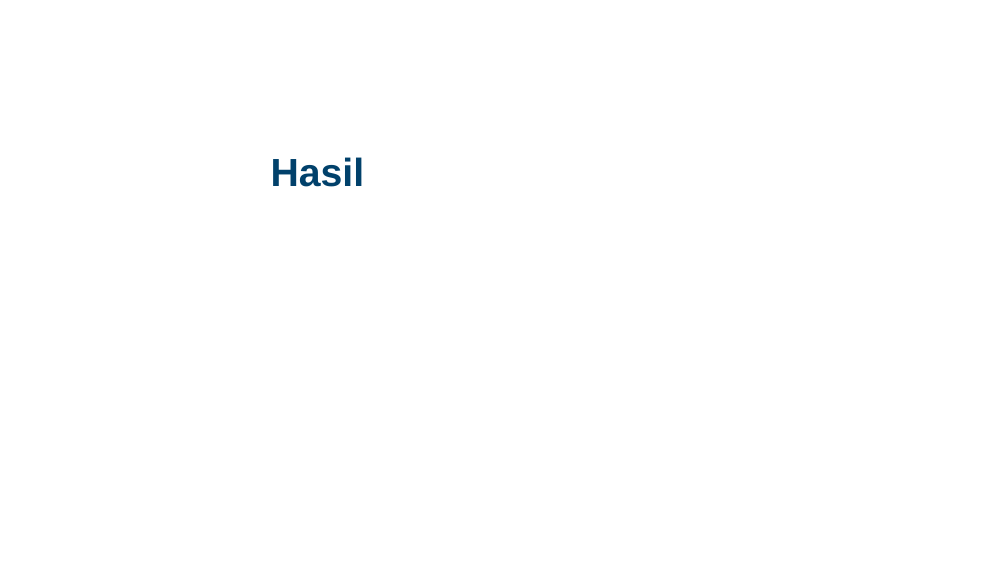
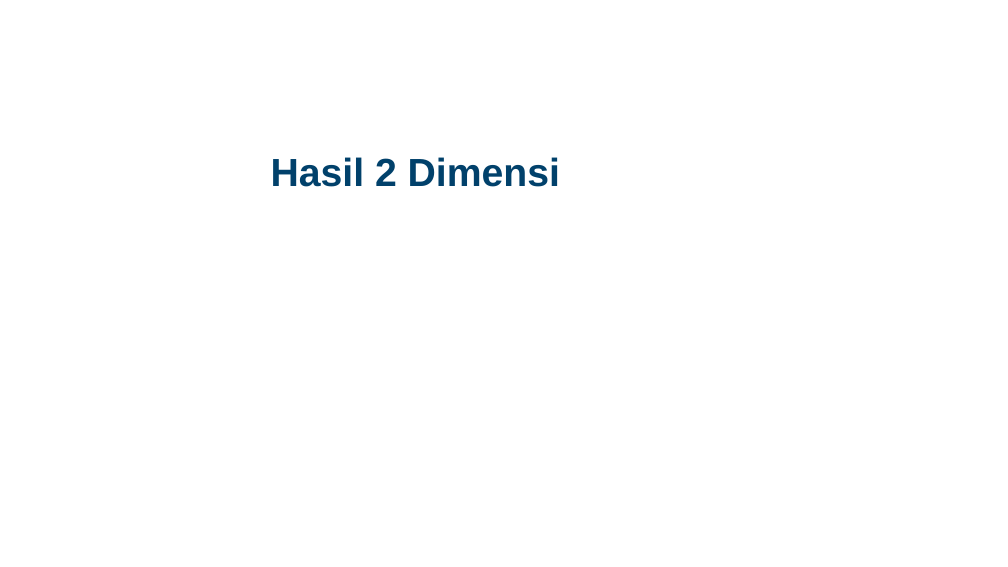
Before and after one commit to Widityas/Kelompok_3_PersamaanAdveksi, a slide deck: slide 27 of Final Project Numerik Kelompok 3.pptx (slide 16 before the commit). Drawn at 1008x567 pixels with LibreOffice and Linux fonts; fonts in the diff are those of the drawing; background and template pictures are left out. Boxes give left, top, right and bottom in pixels: in the first picture for what was removed or moved away, otherwise in the second. Text is boxed around its words. In the diff, an @@ line names an element or a change of style, - is before the commit and + after.

```diff
--- a/Final Project Numerik Kelompok 3.pptx
+++ b/Final Project Numerik Kelompok 3.pptx
@@ title at bbox=[271, 157, 560, 187]: text changed @@
-Hasil
+Hasil 2 Dimensi
```
Also in this commit, not shown: 4 other slides changed, 33 slides added, 4 slides removed, 8 other files.
